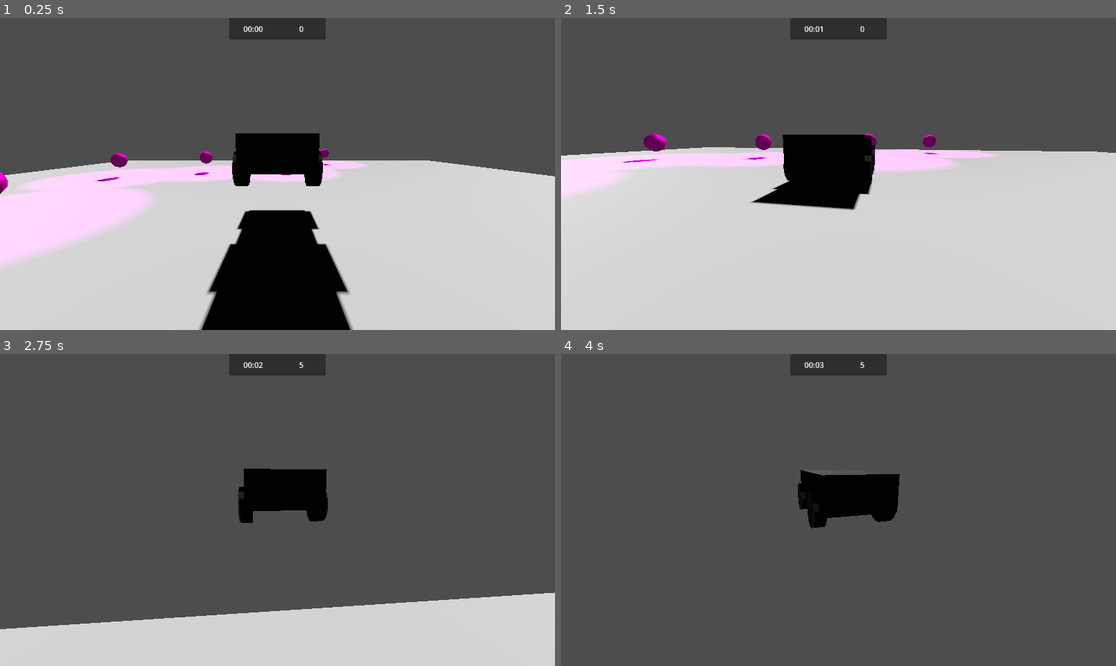
Above: before the commit, frames 1-4 (two rows, left to right).
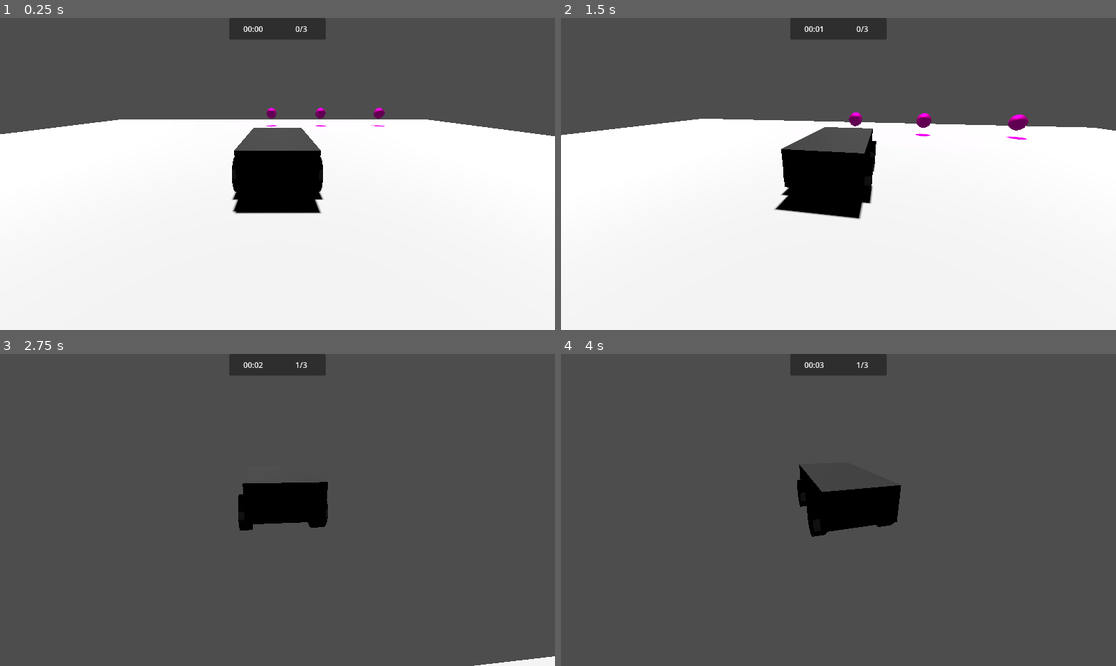
Above: after the commit, the same moments.

Repository: MilanVasko/ludum-dare-54
Game: Godot game, scene res://main.tscn
Two runs of this game, one before a commit and one after it. Both use one fixed random seed, a clock stepped at 60 frames per second and the inputs below.
Inputs (mouse positions are in pixels of both pictures, inside the frame that each line leads up to):
- Up to frame 1 (0.25 s): no input
- Up to frame 2 (1.5 s): move the mouse to (866, 174) at 0.52 s; hold W (forward) from 0.53 s (still down); move the mouse to (810, 174) at 1.27 s
- Up to frame 3 (2.75 s): keep holding W (forward); move the mouse to (288, 503) at 2.02 s
- Up to frame 4 (4 s): keep holding W (forward); move the mouse to (832, 516) at 2.77 s; tap Enter at 3.5 s; move the mouse to (877, 513) at 3.52 s

The runs differ from the first frame. In frame 1, 65% of the frame differs, in the area x 0-100%, y 2-100%; in frame 2, 63%; in frame 3, 19%; in frame 4, 1.3%.

Commit message:
Modify scoring system and add win condition

Diff:
--- a/hud/hud.tscn
+++ b/hud/hud.tscn
@@ -1,7 +1,8 @@
-[gd_scene load_steps=3 format=3 uid="uid://cd1dcvn41457k"]
+[gd_scene load_steps=4 format=3 uid="uid://cd1dcvn41457k"]
 
-[ext_resource type="PackedScene" uid="uid://baif8kyaxf76q" path="res://hud/time/time.tscn" id="1_q6un6"]
-[ext_resource type="PackedScene" uid="uid://b716w73tibqwd" path="res://hud/score/score.tscn" id="2_yxe5x"]
+[ext_resource type="PackedScene" uid="uid://baif8kyaxf76q" path="res://hud_time/time.tscn" id="1_q6un6"]
+[ext_resource type="PackedScene" uid="uid://b716w73tibqwd" path="res://hud_score/score.tscn" id="2_yxe5x"]
+[ext_resource type="PackedScene" uid="uid://c8p26nw5wr6hc" path="res://hud_win_panel/win_panel.tscn" id="3_ad68h"]
 
 [node name="HUD" type="Control"]
 layout_mode = 3
@@ -25,3 +26,11 @@
 
 [node name="Score" parent="TopPanel" instance=ExtResource("2_yxe5x")]
 layout_mode = 1
+
+[node name="WinPanel" parent="." instance=ExtResource("3_ad68h")]
+process_mode = 2
+layout_mode = 1
+offset_left = 0.0
+offset_top = 0.0
+offset_right = 0.0
+offset_bottom = 0.0
--- a/hud/score/score.gd
+++ /dev/null
@@ -1,4 +0,0 @@
-extends Label
-
-func _on_score_changed(new_score: int) -> void:
-	text = str(new_score)
--- /dev/null
+++ b/hud_main_menu_button/main_menu_button.gd
@@ -0,0 +1,5 @@
+extends Button
+
+func _on_pressed() -> void:
+	var err := get_tree().change_scene_to_file("res://main_menu/main_menu.tscn")
+	assert(err == OK)
--- /dev/null
+++ b/hud_main_menu_button/main_menu_button.tscn
@@ -0,0 +1,20 @@
+[gd_scene load_steps=2 format=3 uid="uid://by4xqqvokjoeh"]
+
+[ext_resource type="Script" path="res://hud_main_menu_button/main_menu_button.gd" id="1_lnfer"]
+
+[node name="MainMenu" type="Button"]
+anchors_preset = -1
+anchor_left = 0.5
+anchor_top = 1.0
+anchor_right = 1.0
+anchor_bottom = 1.0
+offset_left = 10.0
+offset_top = -70.0
+offset_right = -10.0
+offset_bottom = -10.0
+grow_horizontal = 2
+grow_vertical = 0
+text = "Main Menu"
+script = ExtResource("1_lnfer")
+
+[connection signal="pressed" from="." to="." method="_on_pressed"]
--- /dev/null
+++ b/hud_play_button/play_button.gd
@@ -0,0 +1,5 @@
+extends Control
+
+func _on_pressed() -> void:
+	var err := get_tree().change_scene_to_file("res://main.tscn")
+	assert(err == OK)
--- /dev/null
+++ b/hud_play_button/play_button.tscn
@@ -0,0 +1,14 @@
+[gd_scene load_steps=2 format=3 uid="uid://bx5yhea3grbf1"]
+
+[ext_resource type="Script" path="res://hud_play_button/play_button.gd" id="1_x01pi"]
+
+[node name="PlayButton" type="Button"]
+anchors_preset = 15
+anchor_right = 1.0
+anchor_bottom = 1.0
+grow_horizontal = 2
+grow_vertical = 2
+text = "Play"
+script = ExtResource("1_x01pi")
+
+[connection signal="pressed" from="." to="." method="_on_pressed"]
--- /dev/null
+++ b/hud_score/score.gd
@@ -0,0 +1,8 @@
+extends Label
+
+func _ready() -> void:
+	var total_score_collectibles := get_tree().get_nodes_in_group("score_collectible").size()
+	_on_score_changed(0, total_score_collectibles)
+
+func _on_score_changed(new_score: int, total_score_collectibles: int) -> void:
+	text = str(new_score) + "/" + str(total_score_collectibles)
--- a/hud/score/score.tscn
+++ b/hud_score/score.tscn
@@ -1,6 +1,6 @@
 [gd_scene load_steps=2 format=3 uid="uid://b716w73tibqwd"]
 
-[ext_resource type="Script" path="res://hud/score/score.gd" id="1_4buwa"]
+[ext_resource type="Script" path="res://hud_score/score.gd" id="1_4buwa"]
 
 [node name="Score" type="Label" groups=["score_subscriber"]]
 anchors_preset = -1
--- a/hud/time/time.tscn
+++ b/hud_time/time.tscn
@@ -1,6 +1,6 @@
 [gd_scene load_steps=2 format=3 uid="uid://baif8kyaxf76q"]
 
-[ext_resource type="Script" path="res://hud/time/time.gd" id="1_g0bbi"]
+[ext_resource type="Script" path="res://hud_time/time.gd" id="1_g0bbi"]
 
 [node name="Time" type="Label" groups=["time_subscriber"]]
 anchors_preset = -1
--- /dev/null
+++ b/hud_win_panel/win_panel.gd
@@ -0,0 +1,19 @@
+extends Panel
+
+func _ready() -> void:
+	hide_popup()
+
+func show_popup() -> void:
+	set_popup_visible(true)
+
+func hide_popup() -> void:
+	set_popup_visible(false)
+
+func set_popup_visible(value: bool) -> void:
+	visible = value
+	get_tree().paused = value
+	Input.mouse_mode = Input.MOUSE_MODE_VISIBLE if value else Input.MOUSE_MODE_CAPTURED
+	$MainMenu.grab_focus()
+
+func _on_win() -> void:
+	show_popup()
--- /dev/null
+++ b/hud_win_panel/win_panel.tscn
@@ -0,0 +1,35 @@
+[gd_scene load_steps=3 format=3 uid="uid://c8p26nw5wr6hc"]
+
+[ext_resource type="Script" path="res://hud_win_panel/win_panel.gd" id="1_2polc"]
+[ext_resource type="PackedScene" uid="uid://by4xqqvokjoeh" path="res://hud_main_menu_button/main_menu_button.tscn" id="2_5dh3x"]
+
+[node name="WinPanel" type="Panel" groups=["win_subscriber"]]
+anchors_preset = -1
+anchor_left = 0.15
+anchor_top = 0.15
+anchor_right = 0.85
+anchor_bottom = 0.85
+offset_left = -0.0879974
+offset_top = -0.0880051
+offset_right = 0.479919
+offset_bottom = 0.311951
+script = ExtResource("1_2polc")
+
+[node name="Text" type="Label" parent="."]
+layout_mode = 1
+anchors_preset = -1
+anchor_right = 1.0
+anchor_bottom = 1.0
+offset_right = 0.0321045
+offset_bottom = -80.0
+grow_horizontal = 2
+grow_vertical = 2
+text = "Congratulations, you've found all the pages!"
+horizontal_alignment = 1
+vertical_alignment = 1
+
+[node name="MainMenu" parent="." instance=ExtResource("2_5dh3x")]
+layout_mode = 1
+offset_top = -60.0
+grow_horizontal = 1
+grow_vertical = 1
--- a/level1/level1.tscn
+++ b/level1/level1.tscn
@@ -1,6 +1,8 @@
-[gd_scene load_steps=3 format=3 uid="uid://bup6esxve74eg"]
+[gd_scene load_steps=5 format=3 uid="uid://bup6esxve74eg"]
 
 [ext_resource type="PackedScene" uid="uid://mok7vdmninjc" path="res://level1/level1.glb" id="1_qljm4"]
+[ext_resource type="PackedScene" uid="uid://kf16ugkwc4lc" path="res://player_car/player_car.tscn" id="2_6mxm3"]
+[ext_resource type="PackedScene" uid="uid://bfyivs8vso6vj" path="res://score_collectible/score_collectible.tscn" id="3_4kr6o"]
 
 [sub_resource type="BoxShape3D" id="BoxShape3D_uwg6t"]
 size = Vector3(40, 2, 40)
@@ -12,3 +14,19 @@
 [node name="CollisionShape3D" type="CollisionShape3D" parent="."]
 transform = Transform3D(1, 0, 0, 0, 1, 0, 0, 0, 1, 0, -1, 0)
 shape = SubResource("BoxShape3D_uwg6t")
+
+[node name="PlayerCar" parent="." instance=ExtResource("2_6mxm3")]
+transform = Transform3D(1, 0, 0, 0, 1, 0, 0, 0, 1, -0.528395, 0, -0.859416)
+
+[node name="ScoreCollectible" parent="." instance=ExtResource("3_4kr6o")]
+transform = Transform3D(1, 0, 0, 0, 1, 0, 0, 0, 1, 0.059206, 0, 13.3837)
+
+[node name="ScoreCollectible2" parent="." instance=ExtResource("3_4kr6o")]
+transform = Transform3D(1, 0, 0, 0, 1, 0, 0, 0, 1, -10.5011, 0, 13.3837)
+
+[node name="ScoreCollectible3" parent="." instance=ExtResource("3_4kr6o")]
+transform = Transform3D(1, 0, 0, 0, 1, 0, 0, 0, 1, -4.74943, 0, 13.3837)
+
+[node name="DirectionalLight3D" type="DirectionalLight3D" parent="."]
+transform = Transform3D(0.999971, -0.003692, 0.006681, -0.00415754, 0.470601, 0.882336, -0.00640167, -0.882338, 0.470572, 0, 8.58721, 0)
+shadow_enabled = true
--- a/main.tscn
+++ b/main.tscn
@@ -1,38 +1,14 @@
-[gd_scene load_steps=6 format=3 uid="uid://dovgqieigtghl"]
+[gd_scene load_steps=4 format=3 uid="uid://dovgqieigtghl"]
 
-[ext_resource type="PackedScene" uid="uid://kf16ugkwc4lc" path="res://player_car/player_car.tscn" id="1_cpk7c"]
 [ext_resource type="PackedScene" uid="uid://bup6esxve74eg" path="res://level1/level1.tscn" id="2_rmndt"]
 [ext_resource type="PackedScene" uid="uid://cd1dcvn41457k" path="res://hud/hud.tscn" id="3_kho68"]
-[ext_resource type="PackedScene" uid="uid://bfyivs8vso6vj" path="res://score_collectible/score_collectible.tscn" id="4_l8af7"]
 [ext_resource type="PackedScene" uid="uid://chvqe8d3h05qp" path="res://time_keeper/time_keeper.tscn" id="5_h83nq"]
 
 [node name="Main" type="Node3D"]
 
-[node name="Car" parent="." instance=ExtResource("1_cpk7c")]
-transform = Transform3D(1, 0, 0, 0, 1, 0, 0, 0, 1, -0.11652, 1.6295, -0.0835676)
-
 [node name="Level1" parent="." instance=ExtResource("2_rmndt")]
-
-[node name="OmniLight3D" type="DirectionalLight3D" parent="."]
-transform = Transform3D(1, 0, 0, 0, 0.77332, 0.634015, 0, -0.634015, 0.77332, 0, 6.36696, 6.3523)
-shadow_enabled = true
 
 [node name="HUD" parent="." instance=ExtResource("3_kho68")]
 mouse_filter = 1
 
-[node name="ScoreCollectible" parent="." instance=ExtResource("4_l8af7")]
-transform = Transform3D(1, 0, 0, 0, 1, 0, 0, 0, 1, -0.77636, 0, 9.67991)
-
-[node name="ScoreCollectible2" parent="." instance=ExtResource("4_l8af7")]
-transform = Transform3D(1, 0, 0, 0, 1, 0, 0, 0, 1, 5.73255, 0, 9.67991)
-
-[node name="ScoreCollectible3" parent="." instance=ExtResource("4_l8af7")]
-transform = Transform3D(1, 0, 0, 0, 1, 0, 0, 0, 1, 9.03252, 0, -0.838013)
-
-[node name="ScoreCollectible4" parent="." instance=ExtResource("4_l8af7")]
-transform = Transform3D(1, 0, 0, 0, 1, 0, 0, 0, 1, 11.0092, 0, 7.27548)
-
-[node name="ScoreCollectible5" parent="." instance=ExtResource("4_l8af7")]
-transform = Transform3D(1, 0, 0, 0, 1, 0, 0, 0, 1, -5.32796, 0, 15.6475)
-
 [node name="TimeKeeper" parent="." instance=ExtResource("5_h83nq")]
--- /dev/null
+++ b/main_menu/main_menu.gd
@@ -0,0 +1,4 @@
+extends Control
+
+func _ready() -> void:
+	$PlayButton.grab_focus()
--- /dev/null
+++ b/main_menu/main_menu.tscn
@@ -0,0 +1,26 @@
+[gd_scene load_steps=3 format=3 uid="uid://b36k6afclhsps"]
+
+[ext_resource type="Script" path="res://main_menu/main_menu.gd" id="1_ksgo1"]
+[ext_resource type="PackedScene" uid="uid://bx5yhea3grbf1" path="res://hud_play_button/play_button.tscn" id="1_mrgv1"]
+
+[node name="MainMenu" type="Control"]
+process_mode = 2
+layout_mode = 3
+anchors_preset = 15
+anchor_right = 1.0
+anchor_bottom = 1.0
+grow_horizontal = 2
+grow_vertical = 2
+script = ExtResource("1_ksgo1")
+
+[node name="PlayButton" parent="." instance=ExtResource("1_mrgv1")]
+layout_mode = 1
+anchors_preset = -1
+anchor_left = 0.5
+anchor_top = 0.5
+anchor_right = 0.5
+anchor_bottom = 0.5
+offset_left = -70.0
+offset_top = -30.0
+offset_right = 70.0
+offset_bottom = 30.0
--- a/player_camera/player_camera.gd
+++ b/player_camera/player_camera.gd
@@ -1,4 +1,6 @@
 extends Node3D
+
+@export var starting_pitch = 20.0
 
 const JOYPAD_SENSITIVITY := 0.035
 const MOUSE_SENSITIVITY := 0.0035
@@ -12,6 +14,7 @@
 
 func _ready() -> void:
 	Input.mouse_mode = Input.MOUSE_MODE_CAPTURED
+	pitch.rotation_degrees.x = starting_pitch
 
 func _process(_delta: float) -> void:
 	var inputs := Input.get_vector("look_left_joypad", "look_right_joypad", "look_up_joypad", "look_down_joypad")
--- a/player_car/player_car.gd
+++ b/player_car/player_car.gd
@@ -4,7 +4,7 @@
 
 const MAX_ENGINE_FORCE := 400.0
 const MAX_BRAKE_FORCE := 5.0
-const MAX_STEER_ANGLE := 0.5
+const MAX_STEER_ANGLE := 0.6
 
 const STEER_SPEED := 5.0
 var steer_angle := 0.0
--- a/score_collectible/score_collectible.gd
+++ b/score_collectible/score_collectible.gd
@@ -1,9 +1,8 @@
 extends Area3D
 
-@export
-var score_amount := 5
+const SCORE_AMOUNT := 1
 
 func _on_body_entered(body: Node3D) -> void:
 	if body.has_method("add_score"):
-		body.add_score(score_amount)
+		body.add_score(SCORE_AMOUNT)
 		queue_free()
--- a/score_collectible/score_collectible.tscn
+++ b/score_collectible/score_collectible.tscn
@@ -7,7 +7,7 @@
 [sub_resource type="SphereShape3D" id="SphereShape3D_lg5lw"]
 radius = 1.0
 
-[node name="ScoreCollectible" type="Area3D"]
+[node name="ScoreCollectible" type="Area3D" groups=["score_collectible"]]
 script = ExtResource("1_de7wd")
 
 [node name="Position" type="Node3D" parent="."]
--- a/score_keeper/score_keeper.gd
+++ b/score_keeper/score_keeper.gd
@@ -1,8 +1,10 @@
 extends Node
 
 var current_score := 0
+var total_score_collectibles: int
 
 func _ready() -> void:
+	total_score_collectibles = get_tree().get_nodes_in_group("score_collectible").size()
 	set_score(0)
 
 func add_score(new_score: int) -> void:
@@ -10,4 +12,6 @@
 
 func set_score(new_score: int) -> void:
 	current_score = new_score
-	get_tree().call_group("score_subscriber", "_on_score_changed", new_score)
+	get_tree().call_group("score_subscriber", "_on_score_changed", new_score, total_score_collectibles)
+	if current_score >= total_score_collectibles:
+		get_tree().call_group("win_subscriber", "_on_win")
Renamed: hud/time/time.gd -> hud_time/time.gd
